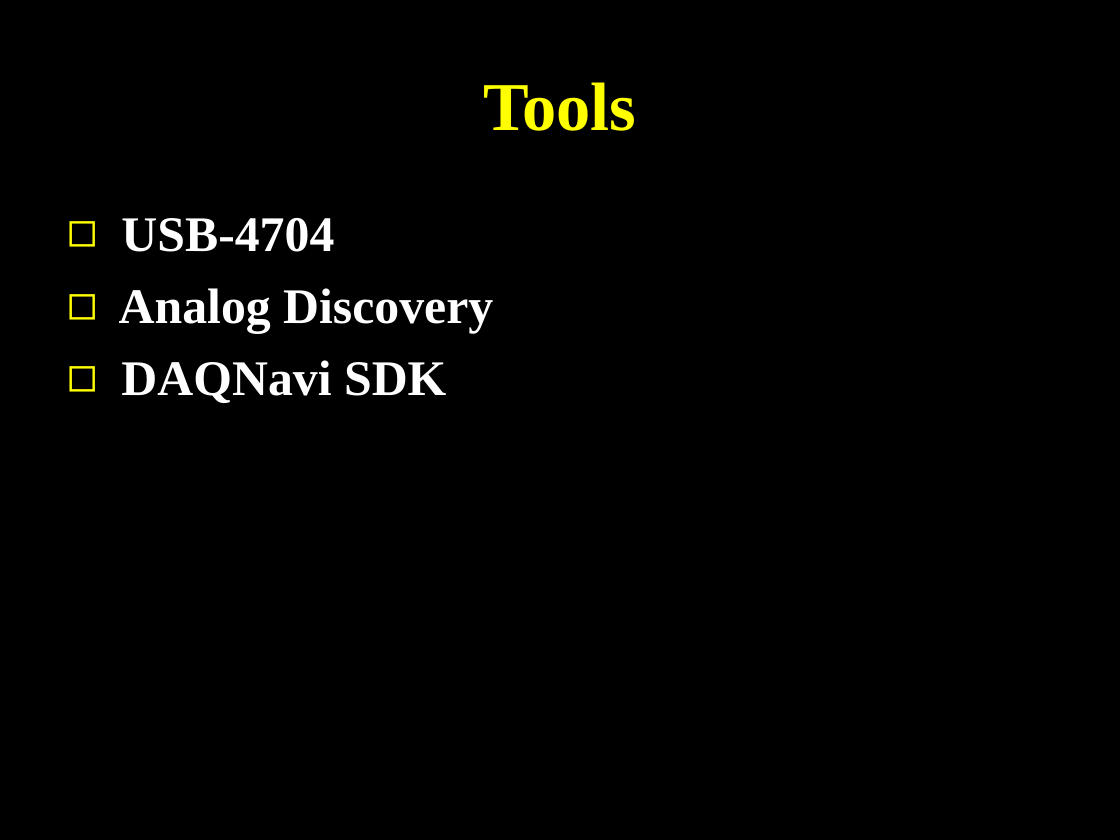
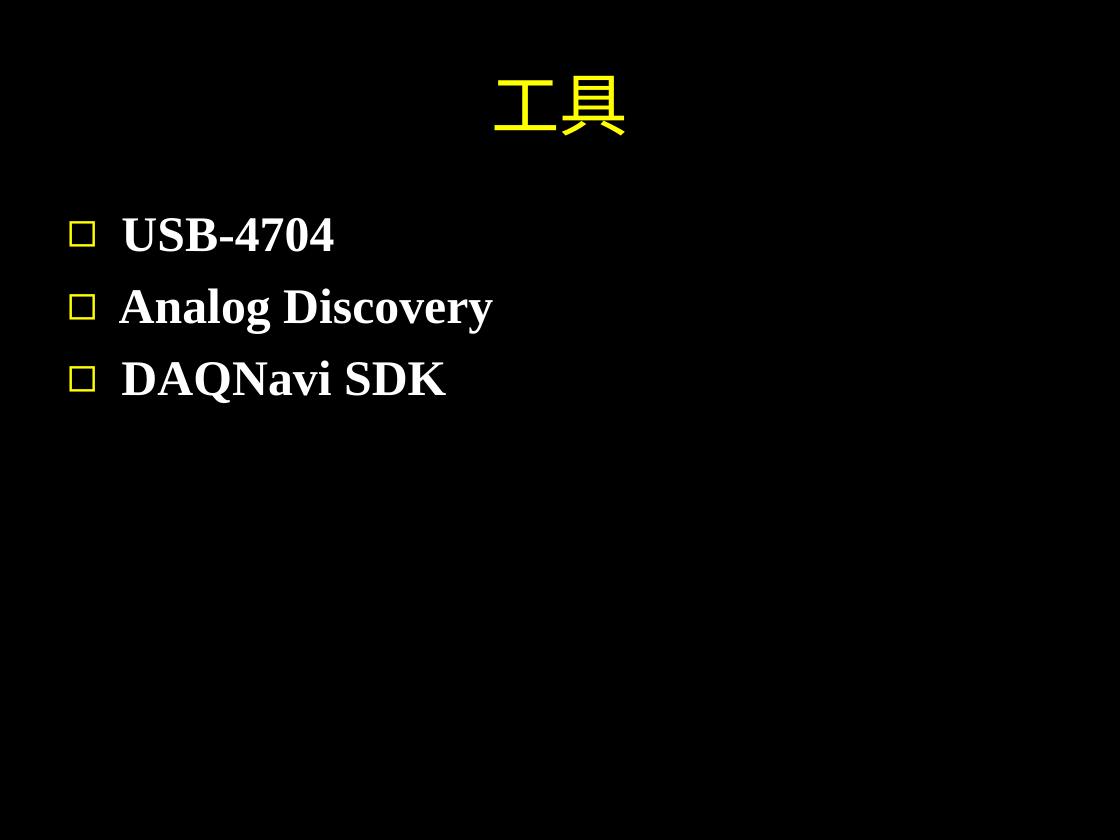
Before and after one commit to SJTUCourse/BI450, a slide deck: slide 12 of Lectures/2017 Fall/Lecture 1/Lecture 1.ppt (slide 11 before the commit). Drawn at 1120x840 pixels with LibreOffice and Linux fonts; fonts in the diff are those of the drawing. Boxes give left, top, right and bottom in pixels: in the first picture for what was removed or moved away, otherwise in the second. Text is boxed around its words. In the diff, an @@ line names an element or a change of style, - is before the commit and + after.

```diff
--- a/Lectures/2017 Fall/Lecture 1/Lecture 1.ppt
+++ b/Lectures/2017 Fall/Lecture 1/Lecture 1.ppt
@@ title at box(491, 75, 628, 136): text changed; bold off @@
-Tools
+工具
```
Also in this commit, not shown: 1 other slide changed, 3 slides added, 2 slides removed, 2 other files.
